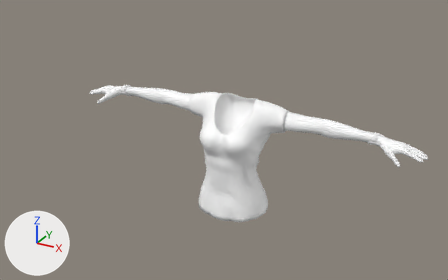
Renders of the FBX model Fireteam AI/Assets/Animations/firstperson/female/female_ar_fire.fbx from each side of a commit.
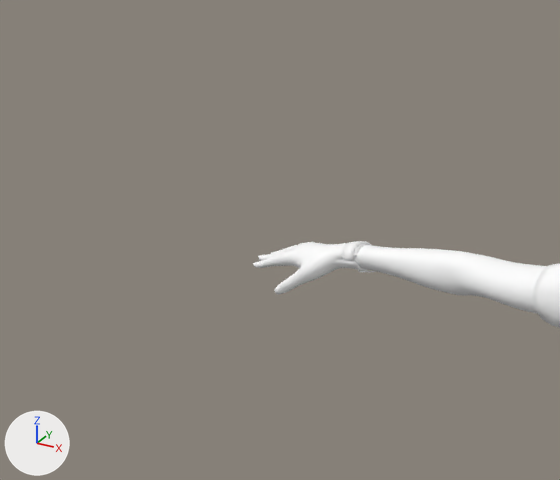
There are two pictures of each version: one whole from a 50 mm lens placed at (4.04, -7.36, 6.99), pointed at (-0.29, 0.51, 3.06), one close up on the part from 0% to 44% of the width and 0% to 60% of the height. Lighting does not change. The marker at lower left points along +X, +Y and +Z. Where no turn or scale is listed for an object, it has been applied to the vertices.

Objects in the first close-up: 'Body', 'Gloves', 'Tops'.
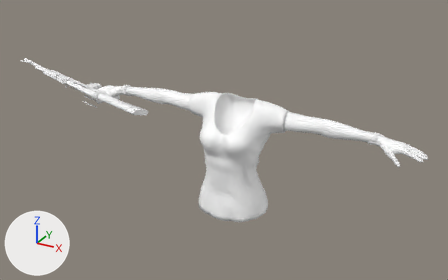
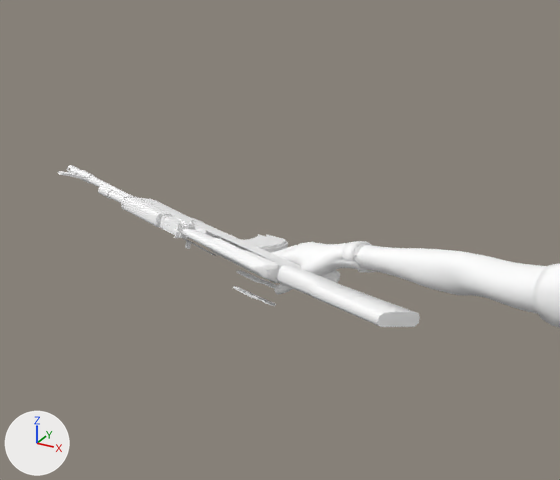
Boxes [x1, y1, x2, y2] around the edits, measured in the close-ups (560 x 480 px):
'AK-47.008', added
    after: [139, 198, 420, 327]
'AK-47.010', added
    after: [182, 228, 279, 282]
'AK-47.005', added
    after: [71, 167, 340, 283]
'AK-47.004', added
    after: [108, 191, 171, 228]
'AK-47.001', added
    after: [222, 234, 288, 253]
'AK-47.009', added
    after: [160, 215, 190, 238]
'AK-47.012', added
    after: [233, 270, 278, 306]
'AK-47.002', added
    after: [58, 170, 97, 184]
'AK-47.011', added
    after: [182, 220, 217, 256]

Edits to the bpy script that builds the scene:
```text
Add mat_ak_47_001:
    mat_ak_47_001 = principled_material('AK-47.001')
    mat_ak_47_001.base_color = (1.0, 1.0, 1.0)  # white #ffffff
Add me_ak_47_012:
    me_ak_47_012.from_pydata(...)  # 253 vertices, 236 faces; spans x -0.566..0.259, y -0.264..0.009, z -0.034..0.121
    me_ak_47_012.materials.append(mat_ak_47_001)  # white #ffffff
Add me_ak_47_013:
    me_ak_47_013.from_pydata(...)  # 60 vertices, 44 faces; spans x -0.611..-0.25, y -0.116..0.044, z -0.007..0.166
    me_ak_47_013.materials.append(mat_ak_47_001)  # white #ffffff
Add me_ak_47_002:
    me_ak_47_002.from_pydata(...)  # 365 vertices, 334 faces; spans x -1.825..-1.675, y 0.202..0.432, z 0.122..0.219
    me_ak_47_002.materials.append(mat_ak_47_001)  # white #ffffff
Add me_ak_47_010:
    me_ak_47_010.from_pydata(...)  # 338 vertices, 354 faces; spans x -0.762..-0.533, y -0.106..0.074, z 0.046..0.159
    me_ak_47_010.materials.append(mat_ak_47_001)  # white #ffffff
Add me_ak_47_009:
    me_ak_47_009.from_pydata(...)  # 384 vertices, 336 faces; spans x -1.14..1.11, y -0.35..0.28, z -0.19..0.16
    me_ak_47_009.materials.append(mat_ak_47_001)  # white #ffffff
Add me_ak_47_001:
    me_ak_47_001.from_pydata(...)  # 134 vertices, 130 faces; spans x -0.506..-0.191, y 0.04..0.626, z -0.152..0.056
    me_ak_47_001.materials.append(mat_ak_47_001)  # white #ffffff
Add me_ak_47_005:
    me_ak_47_005.from_pydata(...)  # 485 vertices, 424 faces; spans x -1.337..-0.729, y -0.04..0.19, z 0.057..0.19
    me_ak_47_005.materials.append(mat_ak_47_001)  # white #ffffff
Add me_ak_47_004:
    me_ak_47_004.from_pydata(...)  # 282 vertices, 236 faces; spans x -0.327..0.022, y -0.069..0.05, z -0.12..0.036
    me_ak_47_004.materials.append(mat_ak_47_001)  # white #ffffff
Add me_ak_47_006:
    me_ak_47_006.from_pydata(...)  # 645 vertices, 538 faces; spans x -1.89..0.37, y -0.21..0.43, z -0.15..0.19
    me_ak_47_006.materials.append(mat_ak_47_001)  # white #ffffff
Add ob_ak_47_010:
    ob_ak_47_010 = bpy.data.objects.new('AK-47.010', me_ak_47_012)
    ob_ak_47_010.location = (-2.535, 0.122, 3.605)
Add ob_ak_47_011:
    ob_ak_47_011 = bpy.data.objects.new('AK-47.011', me_ak_47_013)
    ob_ak_47_011.location = (-2.55, 0.121, 3.586)
Add ob_ak_47_002:
    ob_ak_47_002 = bpy.data.objects.new('AK-47.002', me_ak_47_002)
    ob_ak_47_002.location = (-2.535, 0.122, 3.605)
Add ob_ak_47_009:
    ob_ak_47_009 = bpy.data.objects.new('AK-47.009', me_ak_47_010)
    ob_ak_47_009.location = (-2.535, 0.122, 3.605)
Add ob_ak_47_008:
    ob_ak_47_008 = bpy.data.objects.new('AK-47.008', me_ak_47_009)
    ob_ak_47_008.location = (-2.535, 0.122, 3.605)
Add ob_ak_47_001:
    ob_ak_47_001 = bpy.data.objects.new('AK-47.001', me_ak_47_001)
    ob_ak_47_001.location = (-2.52, 0.103, 3.601)
Add ob_ak_47_004:
    ob_ak_47_004 = bpy.data.objects.new('AK-47.004', me_ak_47_005)
    ob_ak_47_004.location = (-2.535, 0.122, 3.605)
Add ob_ak_47_012:
    ob_ak_47_012 = bpy.data.objects.new('AK-47.012', me_ak_47_004)
    ob_ak_47_012.location = (-2.477, 0.139, 3.45)
Add ob_ak_47_005:
    ob_ak_47_005 = bpy.data.objects.new('AK-47.005', me_ak_47_006)
    ob_ak_47_005.location = (-2.535, 0.122, 3.605)
```
